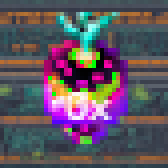
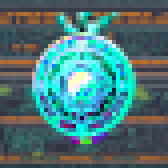
Layer changes from the first 168px x 168px image to the second:
added layer "bit#02" above "bit#01" over [32, 32, 136, 140]
